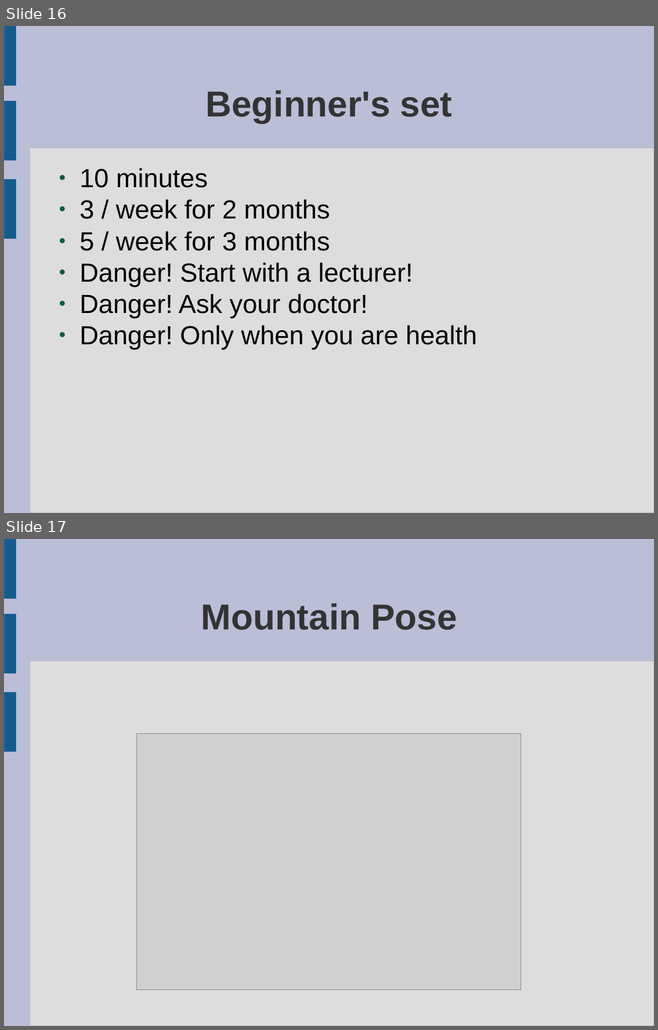
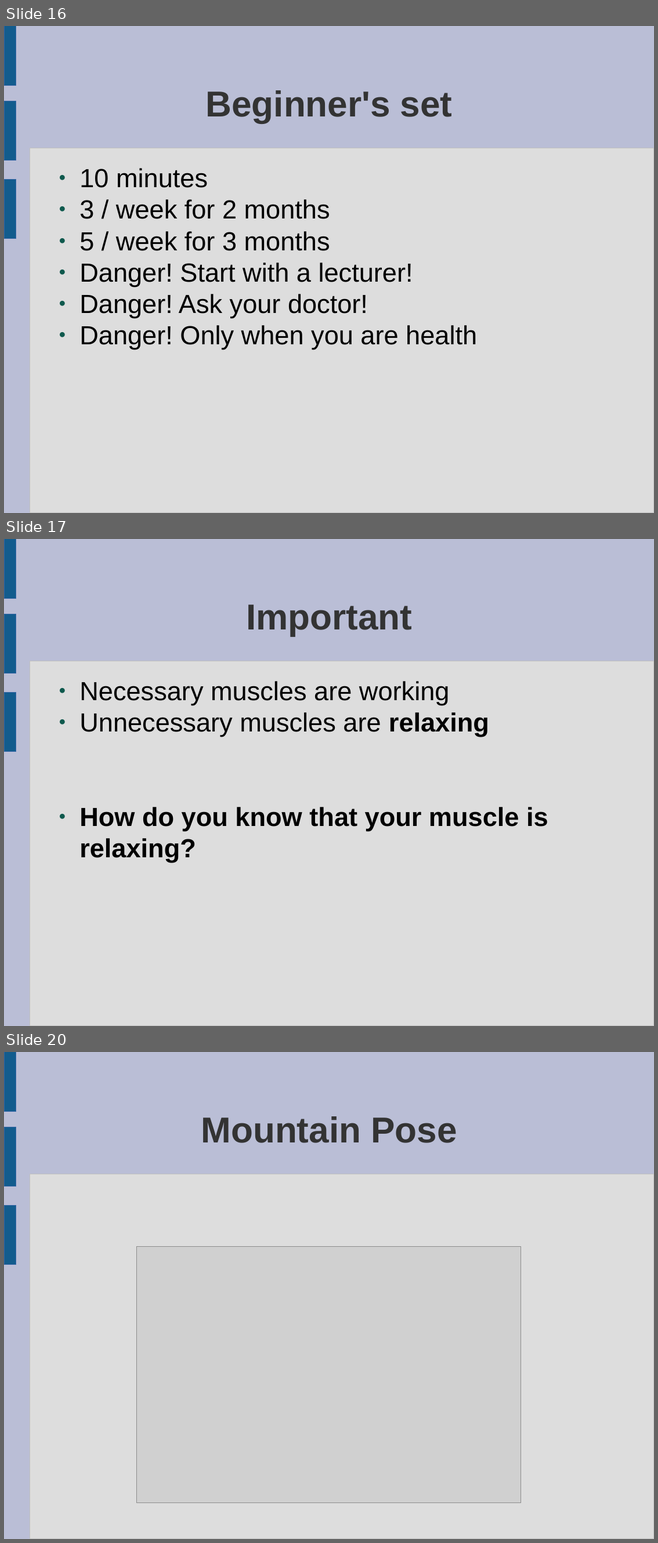
Before and after one commit to peterborkuti/english, a slide deck: yoga_01.odp. Shown one above the other, each under a label of ours: slides 16 and 17 before the commit, slides 16, 17 and 20 after it; the slides between them are not shown. The pictures are 658x1030 and 658x1543 pixels, drawn with LibreOffice and Linux fonts; fonts in the diff are those of the drawing; grey boxes stand for pictures. Boxes give left, top, right and bottom in pixels: in the first picture for what was removed or moved away, otherwise in the second. Text is boxed around its words. In the diff, an @@ line names an element or a change of style, - is before the commit and + after.

```diff
--- a/yoga_01.odp
+++ b/yoga_01.odp
@@ slide 17 added at (x1=4, y1=539, x2=654, y2=1026), background #BABED6; not listed: 4 template elements that a slide beside it also shows @@
@@ title added at (x1=246, y1=605, x2=412, y2=636), 44 pt, text #333333, bold @@
+Important
@@ text added at (x1=79, y1=681, x2=548, y2=863), 32 pt, text #000000 @@
+● Necessary muscles are working
+● Unnecessary muscles are relaxing
+● How do you know that your muscle is relaxing?
@@ what was slide 17 is now slide 20 @@
```
Also in this commit, not shown: 2 other slides added.
